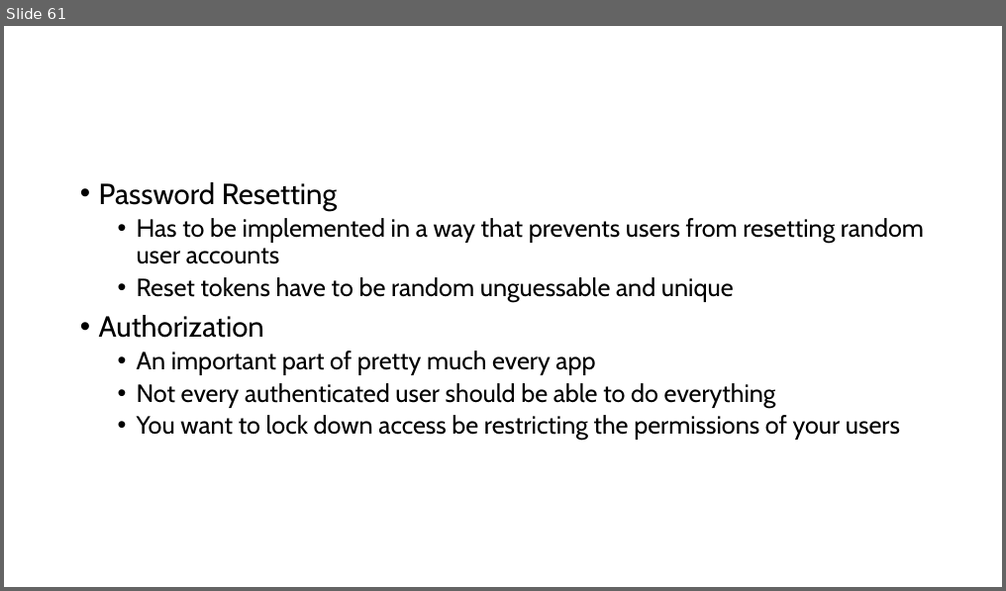
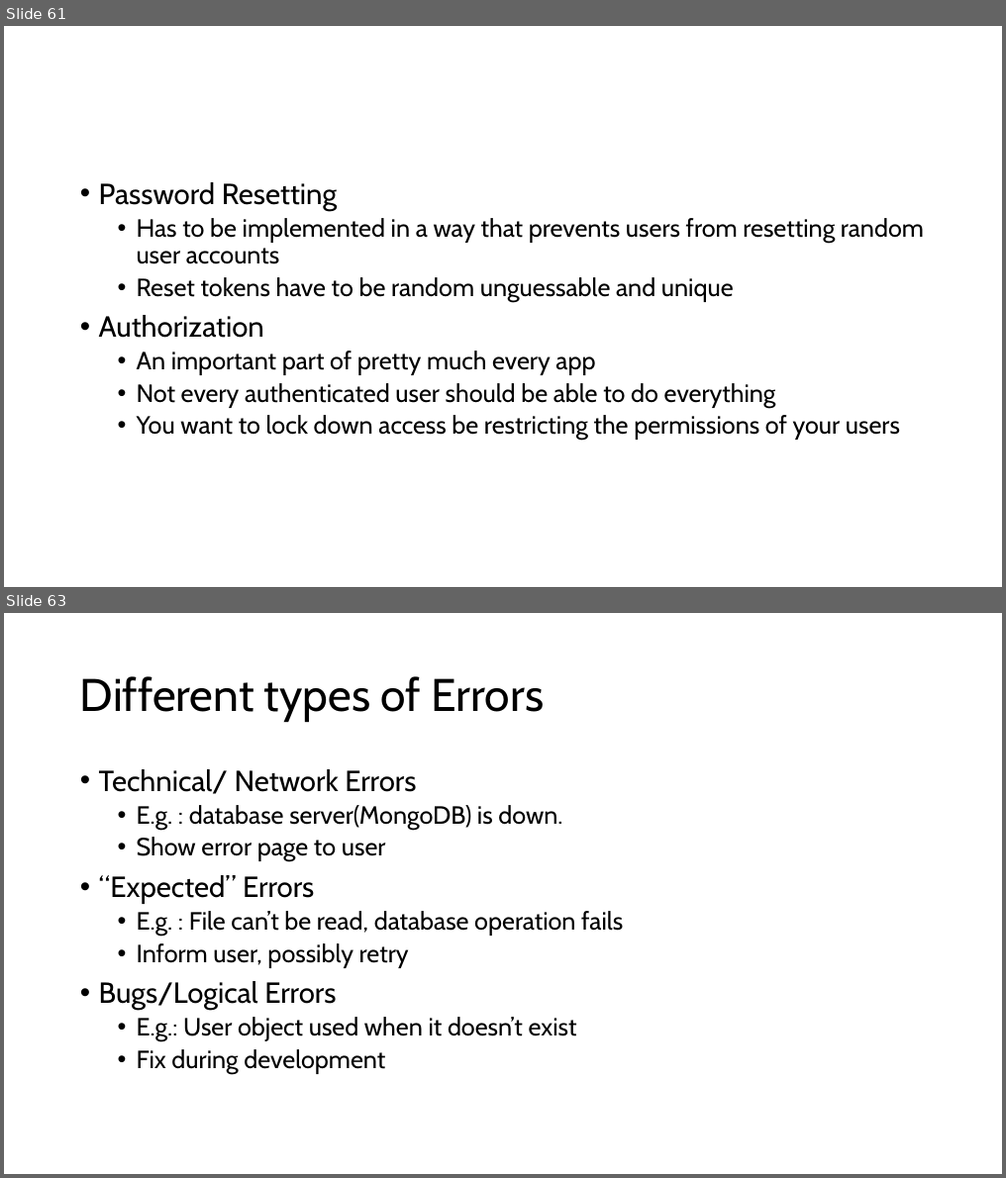
Before and after one commit to PiyushChaturvedii/Batch06, a slide deck: Node/node.pptx. Shown one above the other, each under a label of ours: slide 61 before the commit, slides 61 and 63 after it; the slides between them are not shown. The pictures are 1006x591 and 1006x1178 pixels, drawn with LibreOffice and Linux fonts; fonts in the diff are those of the drawing. Boxes give left, top, right and bottom in pixels: in the first picture for what was removed or moved away, otherwise in the second. Text is boxed around its words. In the diff, an @@ line names an element or a change of style, - is before the commit and + after.

```diff
--- a/Node/node.pptx
+++ b/Node/node.pptx
@@ slide 63 added at bbox=[4, 613, 1002, 1174], background #FFFFFF @@
@@ title added at bbox=[80, 676, 545, 722], 44 pt, text #000000 @@
+Different types of Errors
@@ text added at bbox=[99, 769, 623, 1074], 24 pt, text #000000 @@
+• Technical/ Network Errors
+  • E.g. : database server(MongoDB) is down.
+  • Show error page to user
+• “Expected” Errors
+  • E.g. : File can’t be read, database operation fails
+  • Inform user, possibly retry
+• Bugs/Logical Errors
+  • E.g.: User object used when it doesn’t exist
+  • Fix during development
```
Also in this commit, not shown: 1 slide changed, 46 other files.
